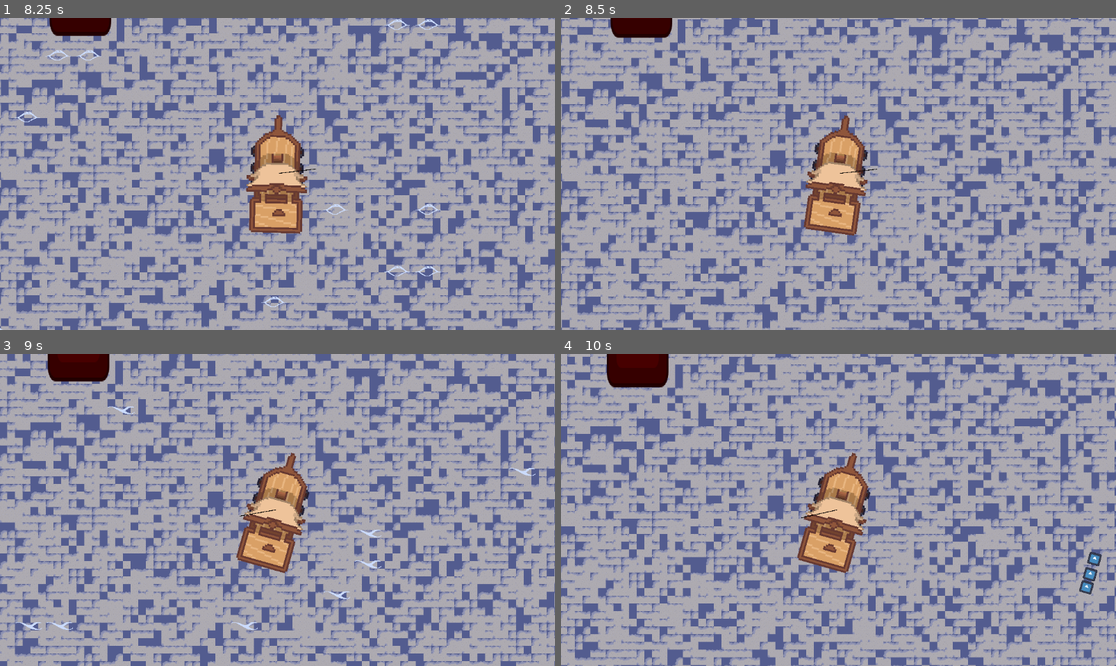
Above: before the commit, frames 1-4 (two rows, left to right).
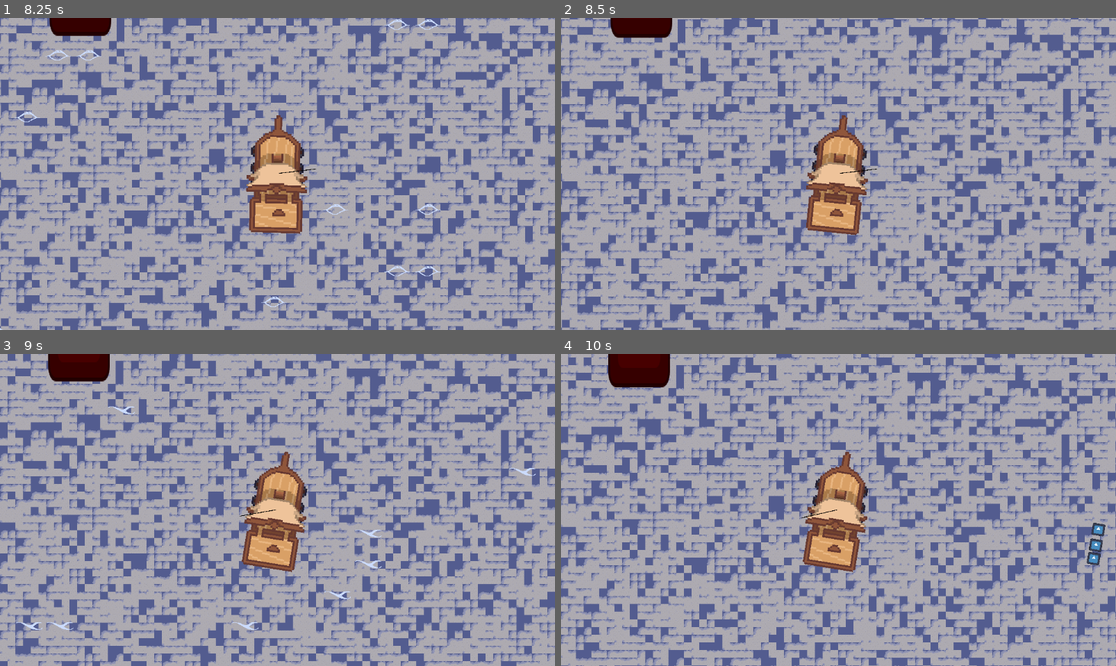
Above: after the commit, the same moments.

Repository: joaohprates/bugfeatfp
Game: Godot game, scene res://Scenes/Tela_Inicial.tscn
The game is run twice, just before and just after one commit, with the same random seed, the same clock (stepped at 60 frames per second) and the same inputs. The engine's default icon, where the game draws it, is replaced by a stand-in: a white triangle on a blue panel in a dark square.
Inputs (mouse positions are in pixels of both pictures, inside the frame that each line leads up to):
- Up to frame 1 (8.25 s): click "JOGAR" at 0.5 s; move the mouse to (399, 158) at 1.27 s; hold D (RIGHT) 1.28-2.03 s; tap Shift (Anchor) at 1.35, 3.6, 5.85 s; move the mouse to (166, 189) at 2.02 s; hold S (DOWN) 2.03-2.78 s; tap E (Interact) at 2.1, 4.35, 6.6 s; move the mouse to (333, 105) at 2.77 s; hold D (RIGHT) 2.78-3.53 s; hold Right mouse button (r_click) 2.78-3.53 s; move the mouse to (249, 236) at 3.52 s; hold W (UP) 3.53-4.28 s; move the mouse to (444, 220) at 4.27 s; hold A (LEFT) 4.28-5.78 s; move the mouse to (111, 127) at 5.02 s; right-click (111, 127) at 5.1 s; move the mouse to (305, 174) at 5.77 s; hold S (DOWN) 5.78-6.53 s; move the mouse to (194, 96) at 6.52 s; hold D (RIGHT) 6.53-7.25 s; click "SIM" at 7.25 s; move the mouse to (399, 158) at 8.02 s; hold W (UP) from 8.03 s (still down); hold Right mouse button (r_click) from 8.03 s (still down)
- Up to frame 2 (8.5 s): keep holding W (UP); keep holding Right mouse button (r_click)
- Up to frame 3 (9 s): move the mouse to (166, 525) at 8.77 s; release W (UP) at 8.78 s; release Right mouse button (r_click) at 8.78 s; hold D (RIGHT) from 8.78 s (still down); tap Shift (Anchor) at 8.85 s
- Up to frame 4 (10 s): move the mouse to (894, 441) at 9.52 s; release D (RIGHT) at 9.53 s; hold S (DOWN) from 9.53 s (still down); tap E (Interact) at 9.6 s

Frame 1 is identical in both runs. In frame 2, 0.9% of the frame differs, in the area x 43-57%, y 31-70%; in frame 3, 6.7%; in frame 4, 17%, in the area x 0-100%, y 0-100%.

Commit message:
007 - Mesclando commits 005 e 006

Diff:
--- a/BOAT-Prototype/Scenes/Sea.tscn
+++ b/BOAT-Prototype/Scenes/Sea.tscn
@@ -12,7 +12,6 @@
 [node name="B_Player" parent="." instance=ExtResource("2_5a4dd")]
 position = Vector2(549, 325)
 max_speed = 200
-max_t_speed = 0.01
 
 [node name="Enemy" parent="." instance=ExtResource("3_iio4m")]
 position = Vector2(140, -91)
Not shown, changed: README.md
